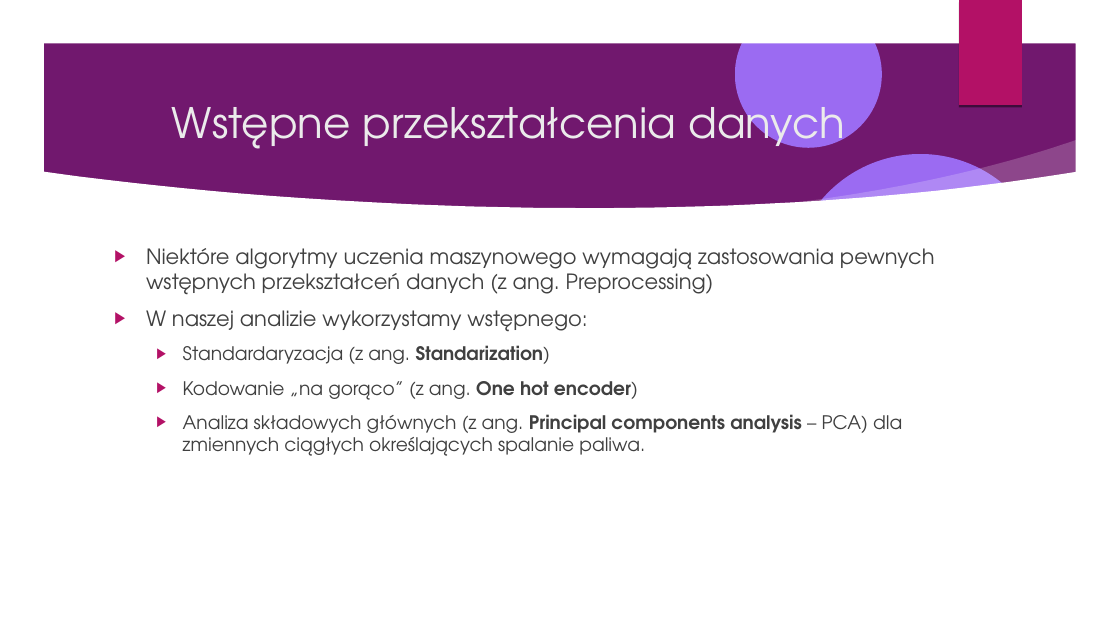
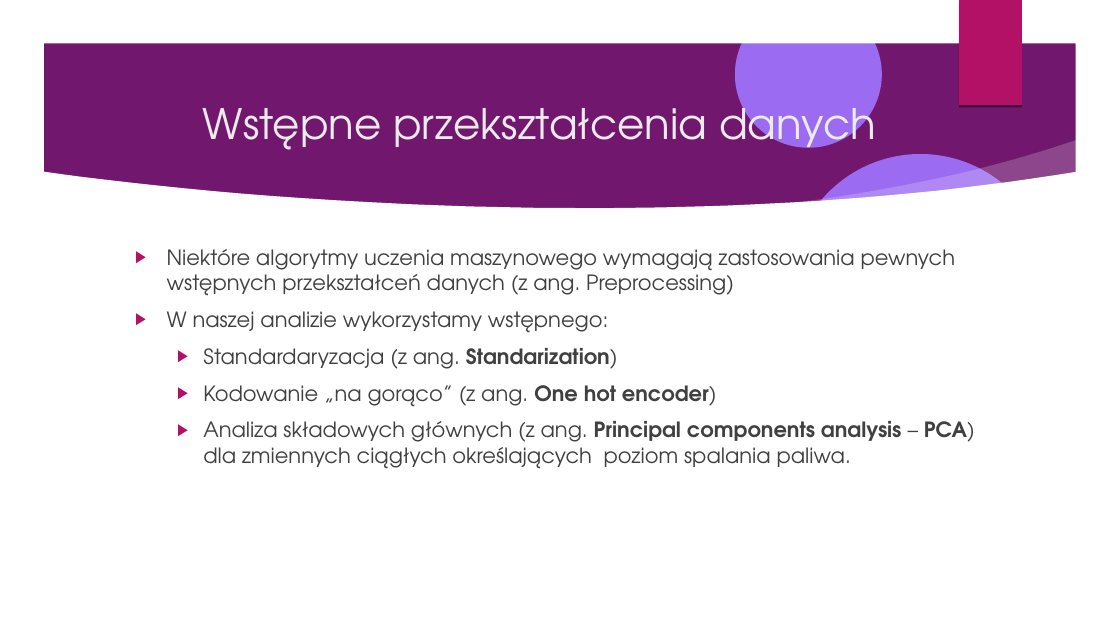
Before and after one commit to Pawel-Tomasz-Nowak/Scientific-collaboration, a slide deck: slide 28 of Prezentacje/prezentacja z ukrojonymi slajdami.odp. Drawn at 1120x630 pixels with LibreOffice and Linux fonts; fonts in the diff are those of the drawing; background and template pictures are left out. Boxes give left, top, right and bottom in pixels: in the first picture for what was removed or moved away, otherwise in the second. Text is boxed around its words. In the diff, an @@ line names an element or a change of style, - is before the commit and + after.

```diff
--- a/Prezentacje/prezentacja z ukrojonymi slajdami.odp
+++ b/Prezentacje/prezentacja z ukrojonymi slajdami.odp
@@ title "Wstępne przekształcenia danych": place and size @@
-title "Wstępne przekształcenia danych" at (172, 95, 845, 158)
+title "Wstępne przekształcenia danych" at (203, 96, 876, 159)
@@ title "Wstępne przekształcenia danych" at (203, 96, 876, 159): alignment centre to left @@
@@ text "Niektóre algorytmy uczenia maszynowego wymagają ...": place and size @@
-text "Niektóre algorytmy uczenia maszynowego wymagają ..." at (146, 248, 935, 456)
+text "Niektóre algorytmy uczenia maszynowego wymagają ..." at (167, 249, 975, 469)
@@ text at (203, 348, 717, 407): size 16 to 18 pt in "Standardaryzacja (z ang. Standarization)", "Kodowanie „na gorąco” (z ang. One hot ..." @@
@@ text at (203, 421, 975, 469): text changed; size 16 to 18 pt @@
-  ▶ Analiza składowych głównych (z ang. Principal components analysis – PCA) dla zmiennych ciągłych określających spalanie paliwa.
+  ▶ Analiza składowych głównych (z ang. Principal components analysis – PCA) dla zmiennych ciągłych określających poziom spalania paliwa.
```
Also in this commit, not shown: 39 other slides changed, 5 slides added, 5 slides removed.
